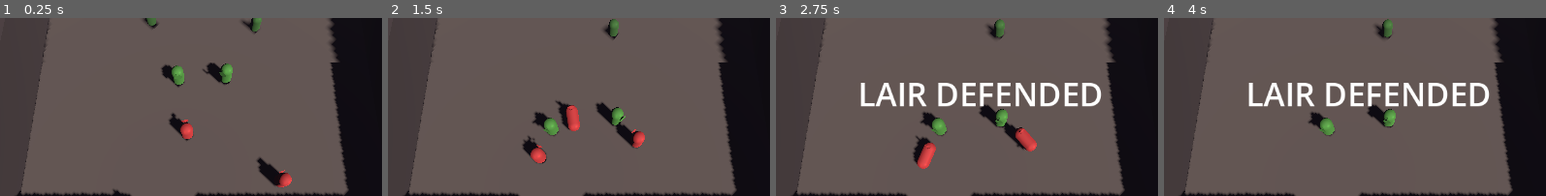
Above: before the commit, frames 1-4 (left to right).
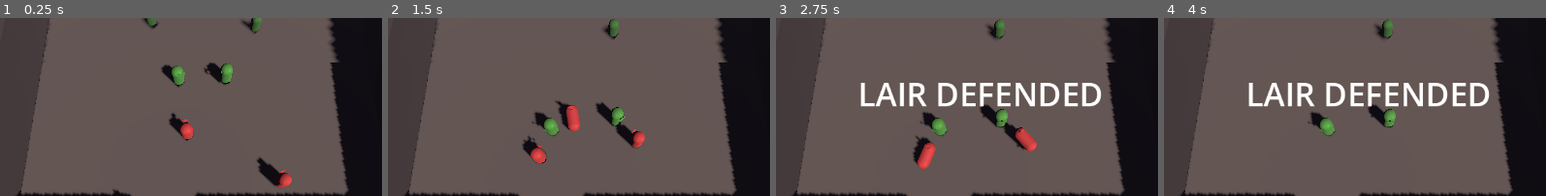
Above: after the commit, the same moments.

Repository: TAgents/orcs-lair
Game: Godot game, scene res://scenes/lair.tscn
Two runs of this game, one before a commit and one after it. Both use one fixed random seed, a clock stepped at 60 frames per second and the inputs below.
Inputs (mouse positions are % of the whole screen's width and height, from its top left):
- Up to frame 1 (0.25 s): no input
- Up to frame 2 (1.5 s): tap Enter at 0.5 s; move the mouse to (72, 55) at 0.52 s; hold D (move_right) 0.53-1.28 s; tap J (attack) at 0.6 s; click (72, 55) at 0.67 s; move the mouse to (30, 67) at 1.27 s; hold S (move_back) from 1.28 s (still down); click (30, 67) at 1.35 s
- Up to frame 3 (2.75 s): move the mouse to (60, 34) at 2.02 s; release S (move_back) at 2.03 s; hold D (move_right) from 2.03 s (still down); hold 1 (build_select_1) from 2.03 s (still down)
- Up to frame 4 (4 s): move the mouse to (45, 85) at 2.77 s; release D (move_right) at 2.78 s; release 1 (build_select_1) at 2.78 s; hold W (move_forward) 2.78-3.53 s; tap 2 (build_select_2) at 2.85 s; click (45, 85) at 2.92 s; click (45, 85) at 3.5 s; move the mouse to (80, 79) at 3.52 s; hold A (move_left) from 3.53 s (still down); hold 3 (build_select_3) from 3.53 s (still down)
The pictures show only the part of the screen within x 23-73%, y 28-78%; the shares and areas given below are measured in that part.

The runs differ from the first frame. In frame 1, less than 0.1% of the frame differs, in the area x 42-60%, y 27-35%; in frame 2, less than 0.1%; in frame 3, less than 0.1%; in frame 4, less than 0.1%.

Commit message:
tune: slower body rotation + camera follow
Reported feedback: turning was too fast, hard to control character. Two
lerps were over-amplifying small inputs through a feedback loop —
character turns to face velocity → camera follows behind character →
camera-relative WASD now points slightly different way → input direction
shifts → character turns again.

- Champion._face_velocity: lerp 0.25 → 0.10 (~6 frames → ~15 frames to
  90% of target)
- CameraRig._smooth_follow: position lerp 0.15 → 0.08 (less aggressive
  follow)

Combat scenarios (cleave, charge, AI fights) all still pass.

Co-Authored-By: Claude Opus 4.7 (1M context) <noreply@anthropic.com>

Diff:
--- a/scripts/cameras/camera_rig.gd
+++ b/scripts/cameras/camera_rig.gd
@@ -35,7 +35,10 @@
 	var back: Vector3 = -target.transform.basis.z
 	var desired: Vector3 = target.global_position - back * third_person_distance + Vector3.UP * third_person_height
 	var look_at_pt: Vector3 = target.global_position + Vector3.UP * 1.0
-	camera.global_position = camera.global_position.lerp(desired, 0.15)
+	# Slower follow → less feedback into camera-relative WASD input. Combined
+	# with the slower body rotation in champion.gd, the character feels more
+	# planted and predictable.
+	camera.global_position = camera.global_position.lerp(desired, 0.08)
 	camera.look_at(look_at_pt, Vector3.UP)
 
 func _move_camera(pos: Vector3, rot: Vector3, instant: bool) -> void:
--- a/scripts/orcs/champion.gd
+++ b/scripts/orcs/champion.gd
@@ -258,7 +258,11 @@
 	if horiz.length() < 0.05:
 		return
 	var target_yaw: float = atan2(velocity.x, velocity.z) + PI
-	rotation.y = lerp_angle(rotation.y, target_yaw, 0.25)
+	# Lower lerp = slower, more deliberate turning. Higher values felt twitchy
+	# in third-person because the camera follow reacts to body rotation,
+	# which feeds back into camera-relative input — small directional inputs
+	# became over-corrected.
+	rotation.y = lerp_angle(rotation.y, target_yaw, 0.10)
 
 func xp_threshold() -> int:
 	return XP_PER_LEVEL_BASE * level
